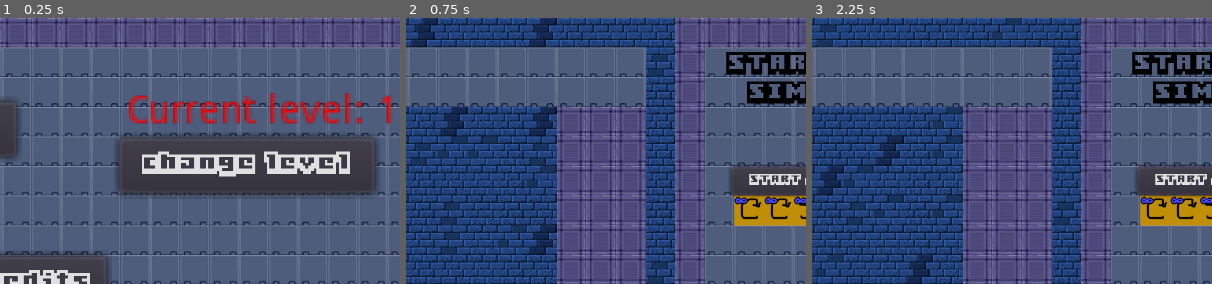
Above: before the commit, frames 1-3 (left to right).
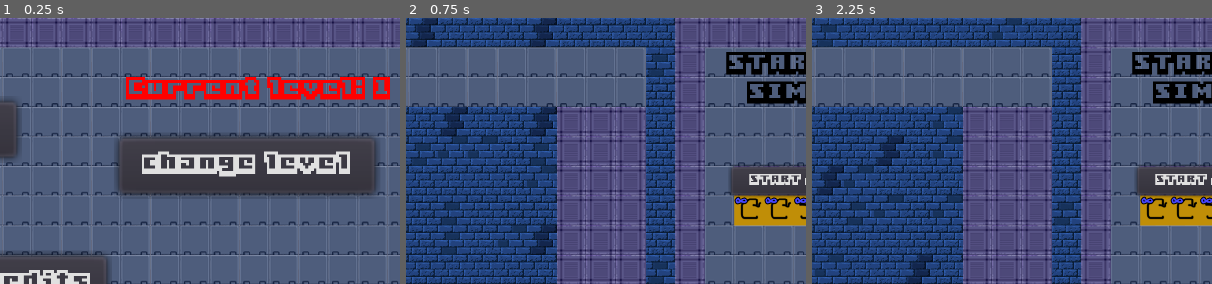
Above: after the commit, the same moments.

Repository: WIT-SCDS-F22-GAME-COOP/Zombie-Game
Game: Godot game, scene res://TSCN/Menu.tscn
The game is run twice, just before and just after one commit, with the same random seed, the same clock (stepped at 60 frames per second) and the same inputs. The engine's default icon, where the game draws it, is replaced by a stand-in: a white triangle on a blue panel in a dark square.
Inputs:
- Up to frame 1 (0.25 s): no input
- Up to frame 2 (0.75 s): click "start" at 0.5 s
- Up to frame 3 (2.25 s): click "BACK TO MENU" at 1.25 s; click "start" at 2 s
The pictures show only the part of the screen within x 33-83%, y 0-50%; the shares and areas given below are measured in that part.

The runs differ from the first frame. In frame 1, 5.9% of the frame differs, in the area x 31-98%, y 22-40%; in frame 2, nothing differs; in frame 3, nothing differs.

Commit message:
Font updates
$Label on main menu now matches font

Diff:
--- a/Scripts/Menu.gd
+++ b/Scripts/Menu.gd
@@ -41,6 +41,7 @@
 	$Button.set("custom_fonts/font", dynamic_font)
 	$Button2.set("custom_fonts/font", dynamic_font)
 	$Button3.set("custom_fonts/font", dynamic_font)
+	$Label.set("custom_fonts/font", dynamic_font)
 
 # Called every frame. 'delta' is the elapsed time since the previous frame.
 func _process(delta):
--- a/TSCN/Menu.tscn
+++ b/TSCN/Menu.tscn
@@ -250,9 +250,9 @@
 [node name="Label" type="Label" parent="."]
 modulate = Color( 1, 0, 0, 1 )
 margin_left = 842.0
-margin_top = 162.0
+margin_top = 128.0
 margin_right = 918.0
-margin_bottom = 176.0
+margin_bottom = 142.0
 rect_scale = Vector2( 6, 6 )
 text = "Sample text"
 align = 1
